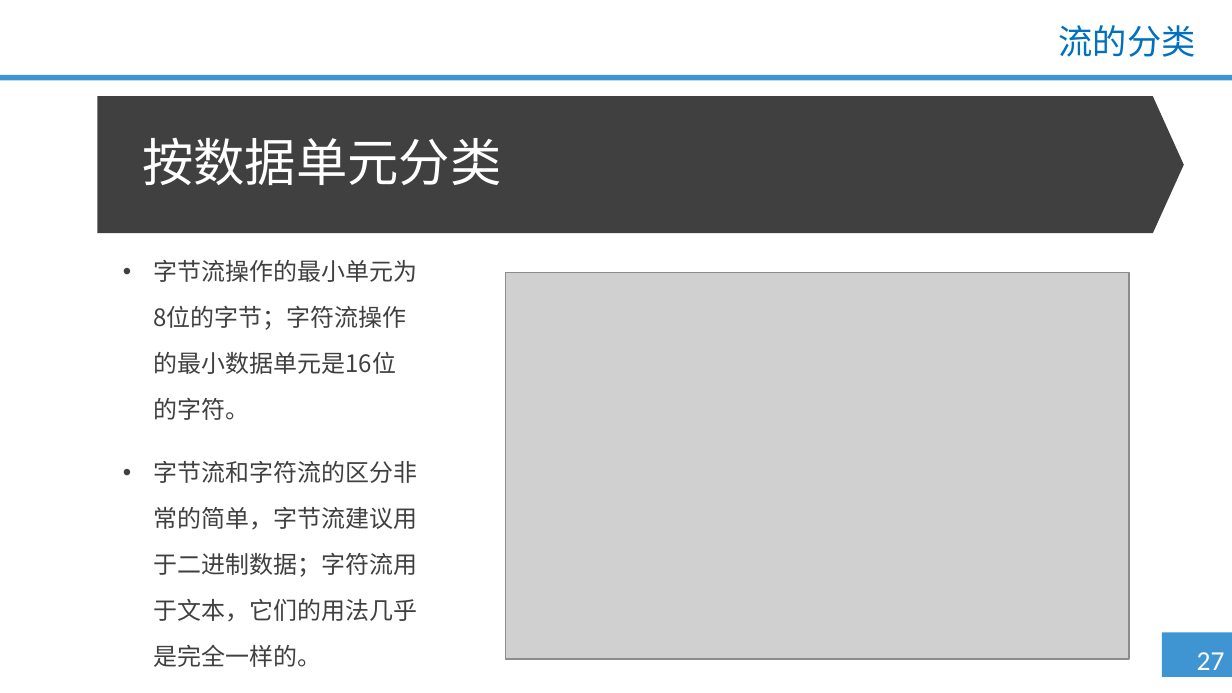
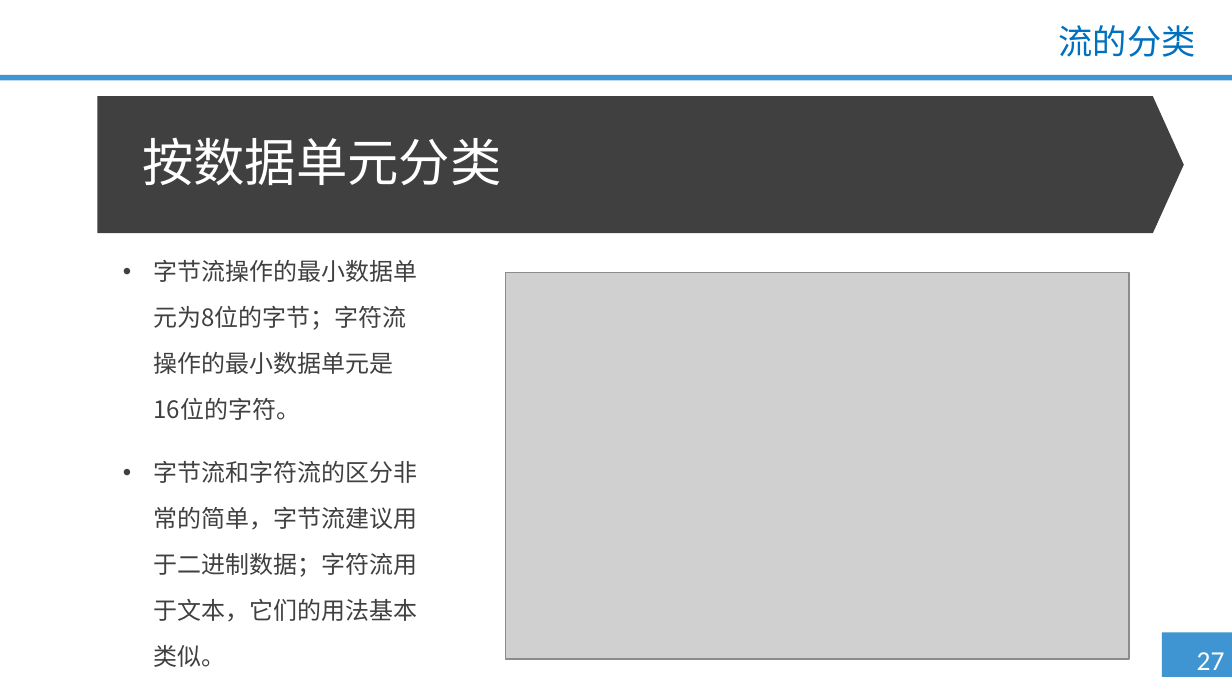
Before and after one commit to qzc70919700/--Java-, a slide deck: slide 27 of 第七单元 IO流（一）/1.0.0.0/PPT/第七单元 IO流（一）.pptx. Drawn at 1232x693 pixels with LibreOffice and Linux fonts; fonts in the diff are those of the drawing; grey boxes stand for pictures; background and template pictures are left out. Boxes give left, top, right and bottom in pixels: in the first picture for what was removed or moved away, otherwise in the second. Text is boxed around its words. In the diff, an @@ line names an element or a change of style, - is before the commit and + after.

Commit message:
修改第七单元PPT和脚本

```diff
--- a/第七单元 IO流（一）/1.0.0.0/PPT/第七单元 IO流（一）.pptx
+++ b/第七单元 IO流（一）/1.0.0.0/PPT/第七单元 IO流（一）.pptx
@@ text at bbox=[153, 260, 417, 667]: text changed @@
-• 字节流操作的最小单元为8位的字节；字符流操作的最小数据单元是16位的字符。
-• 字节流和字符流的区分非常的简单，字节流建议用于二进制数据；字符流用于文本，它们的用法几乎是完全一样的。
+• 字节流操作的最小数据单元为8位的字节；字符流操作的最小数据单元是16位的字符。
+• 字节流和字符流的区分非常的简单，字节流建议用于二进制数据；字符流用于文本，它们的用法基本类似。
```
Also in this commit, not shown: 13 other slides changed, 1 other file.
